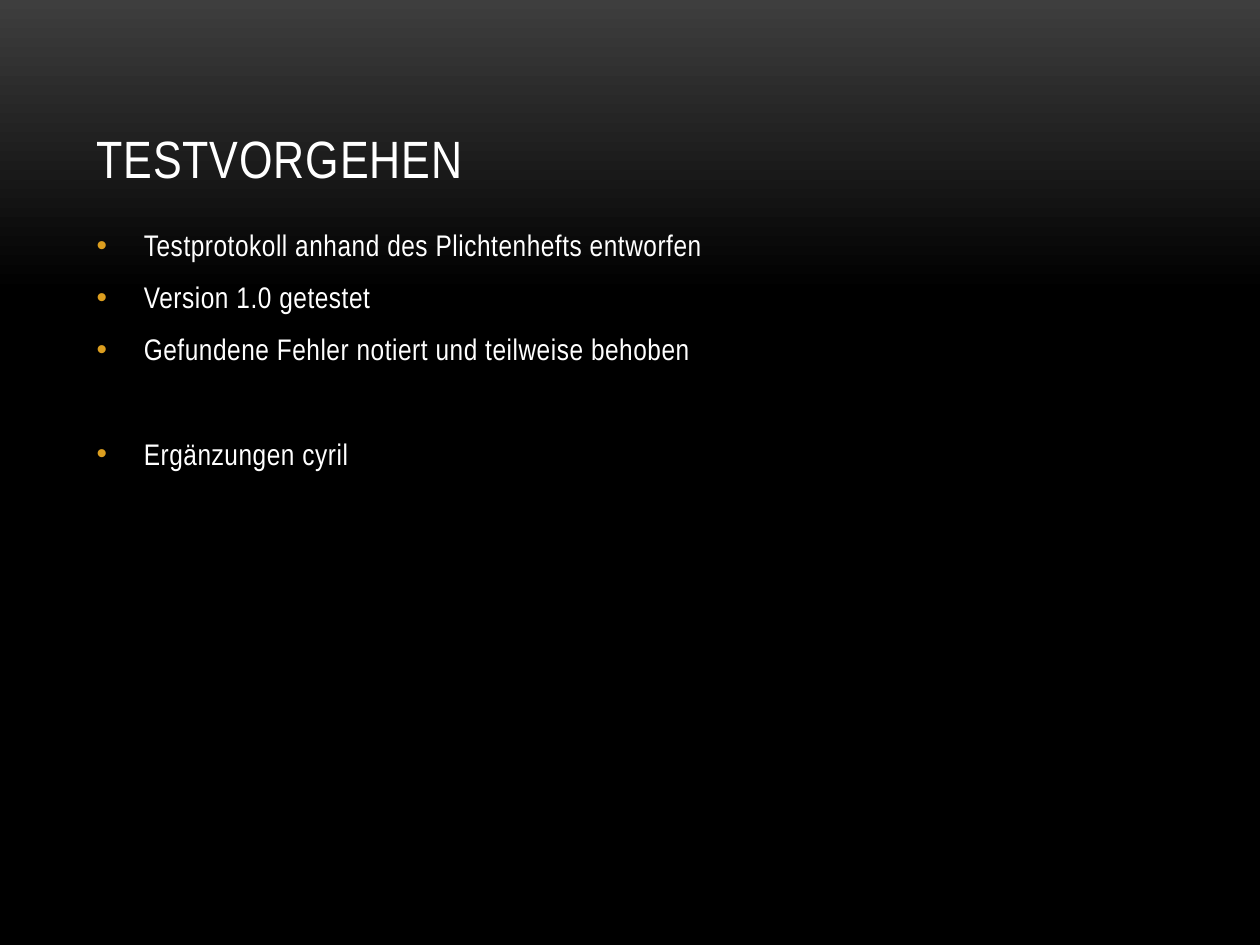
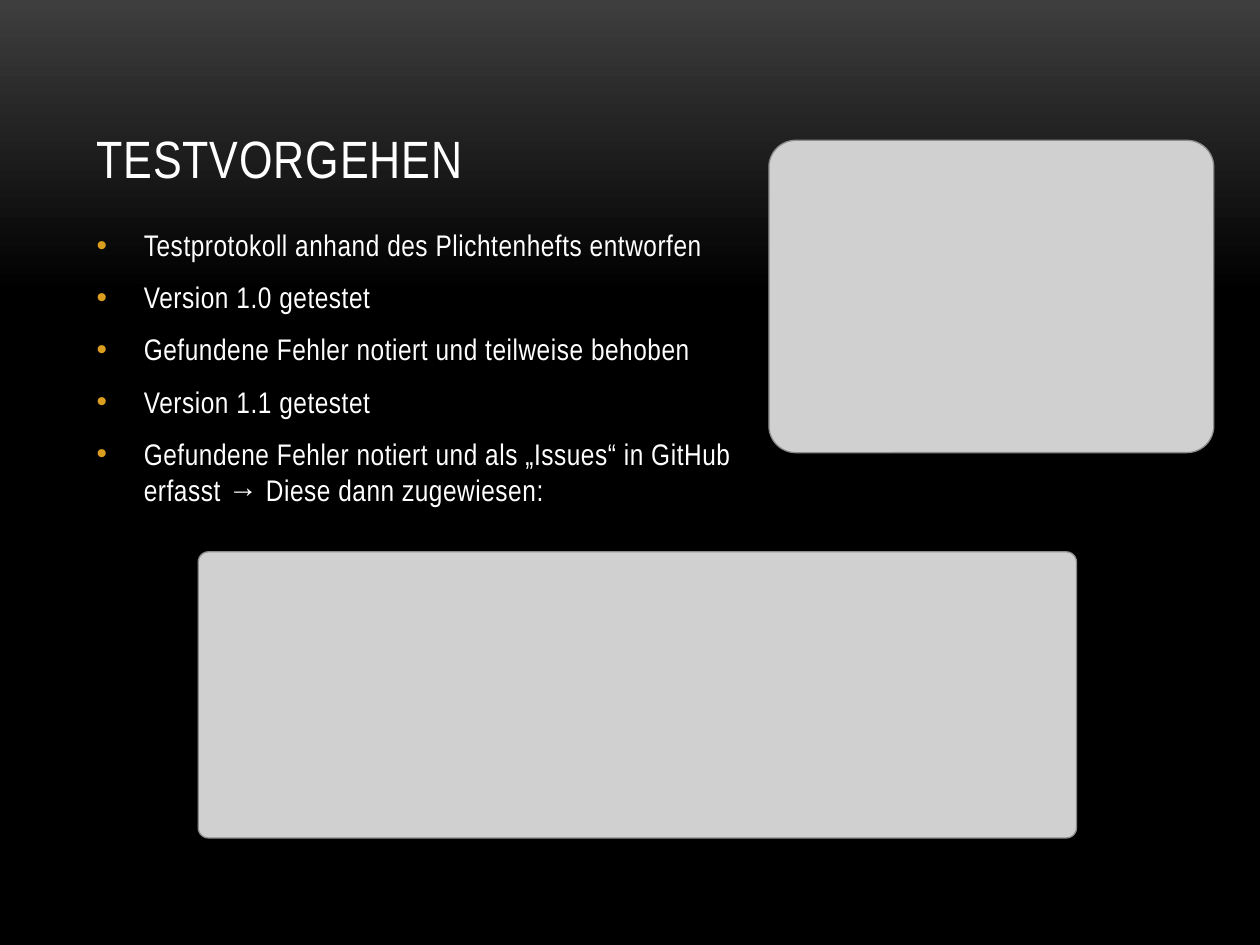
Before and after one commit to stocyr/LaserChess, a slide deck: slide 12 of docs/LaserChess.pptx. Drawn at 1260x945 pixels with LibreOffice and Linux fonts; fonts in the diff are those of the drawing; grey boxes stand for pictures; background and template pictures are left out. Boxes give left, top, right and bottom in pixels: in the first picture for what was removed or moved away, otherwise in the second. Text is boxed around its words. In the diff, an @@ line names an element or a change of style, - is before the commit and + after.

```diff
--- a/docs/LaserChess.pptx
+++ b/docs/LaserChess.pptx
@@ picture added at (x1=769, y1=140, x2=1213, y2=452) @@
@@ text at (x1=144, y1=391, x2=730, y2=507): text changed @@
-• Ergänzungen cyril
+• Version 1.1 getestet
+• Gefundene Fehler notiert und als „Issues“ in GitHub
+  erfasst → Diese dann zugewiesen:
@@ picture added at (x1=198, y1=552, x2=1076, y2=838) @@
```
Also in this commit, not shown: 8 other slides changed.
